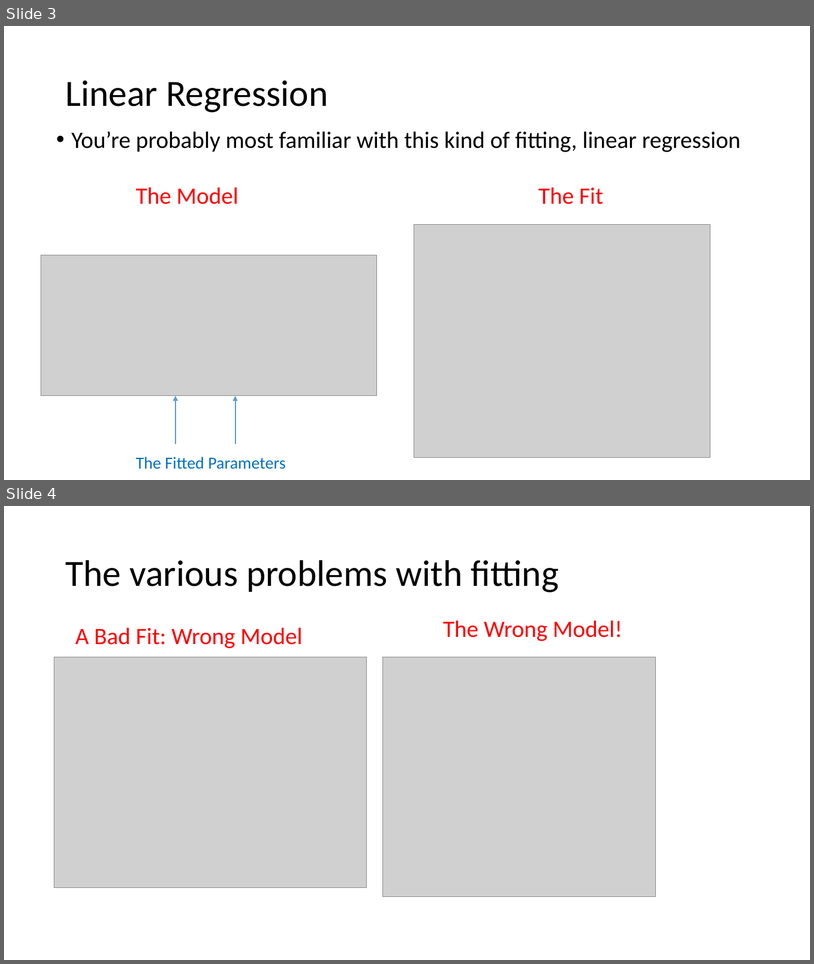
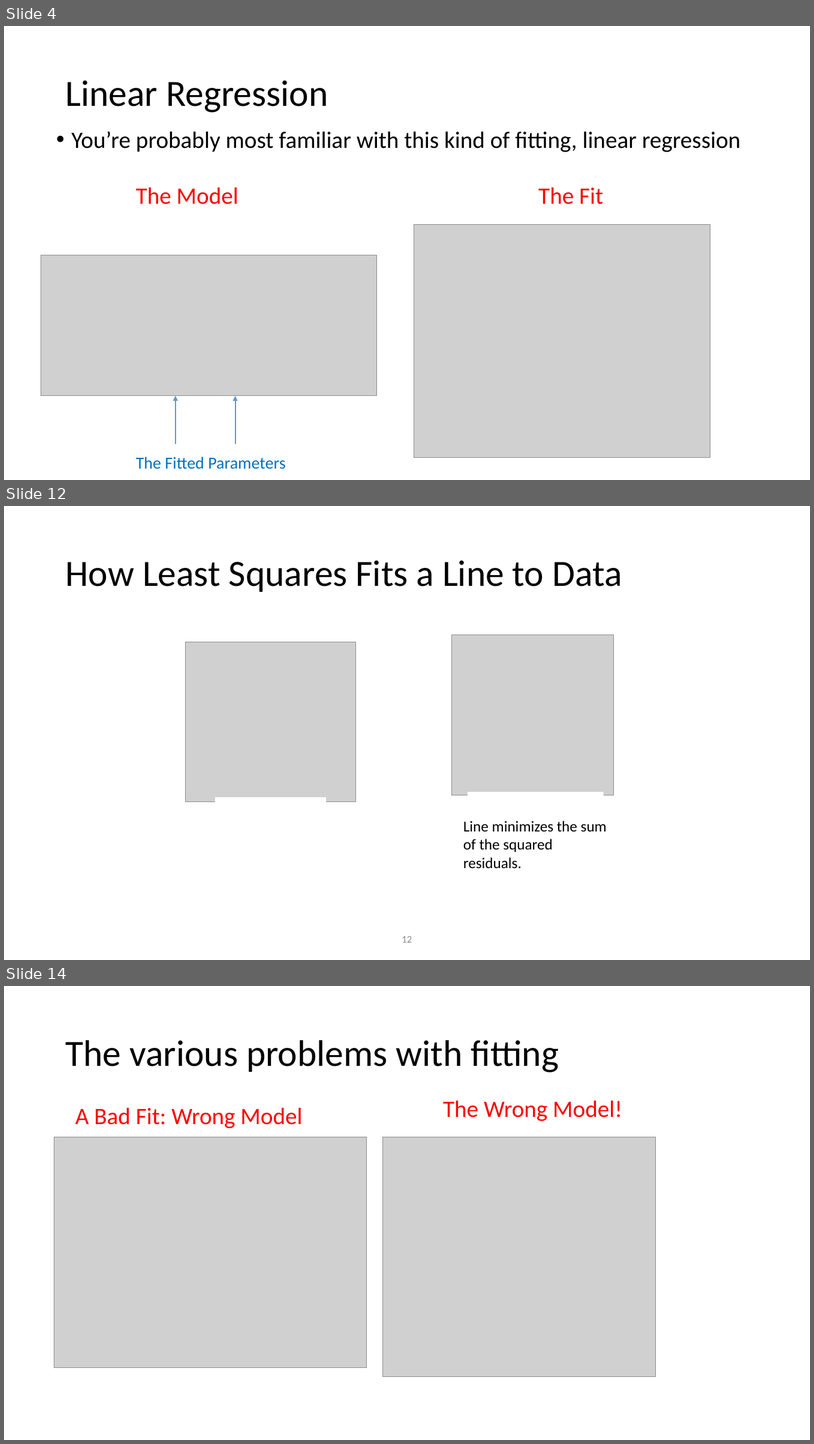
Before and after one commit to ModelEngineering/advancing-biomedical-models, a slide deck: Lectures/Lecture_7_Model_Fitting.pptx. Shown one above the other, each under a label of ours: slides 3 and 4 before the commit, slides 4, 12 and 14 after it; the slides between them are not shown. The pictures are 814x964 and 814x1444 pixels, drawn with LibreOffice and Linux fonts; fonts in the diff are those of the drawing; grey boxes stand for pictures. Boxes give left, top, right and bottom in pixels: in the first picture for what was removed or moved away, otherwise in the second. Text is boxed around its words. In the diff, an @@ line names an element or a change of style, - is before the commit and + after.

```diff
--- a/Lectures/Lecture_7_Model_Fitting.pptx
+++ b/Lectures/Lecture_7_Model_Fitting.pptx
@@ slide 12 added at (4,506,810,960), background #FFFFFF @@
@@ title added at (65,560,622,592), 44 pt, text #000000 @@
+How Least Squares Fits a Line to Data
@@ picture added at (185,642,356,802) @@
@@ picture added at (452,635,614,795) @@
@@ rectangle added at (468,792,604,837), fill #FFFFFF @@
@@ rectangle added at (215,797,326,843), fill #FFFFFF @@
@@ text added at (464,820,607,868), 18 pt, text #000000 @@
+Line minimizes the sum of the squared residuals.
@@ page number added at (402,936,412,942), 12 pt, text #8C8C8C @@
+12
@@ what was slide 3 is now slide 4 @@
@@ what was slide 4 is now slide 14 @@
```
Also in this commit, not shown: 1 slide changed, 10 other slides added, 1 slide removed, 1 other file.
